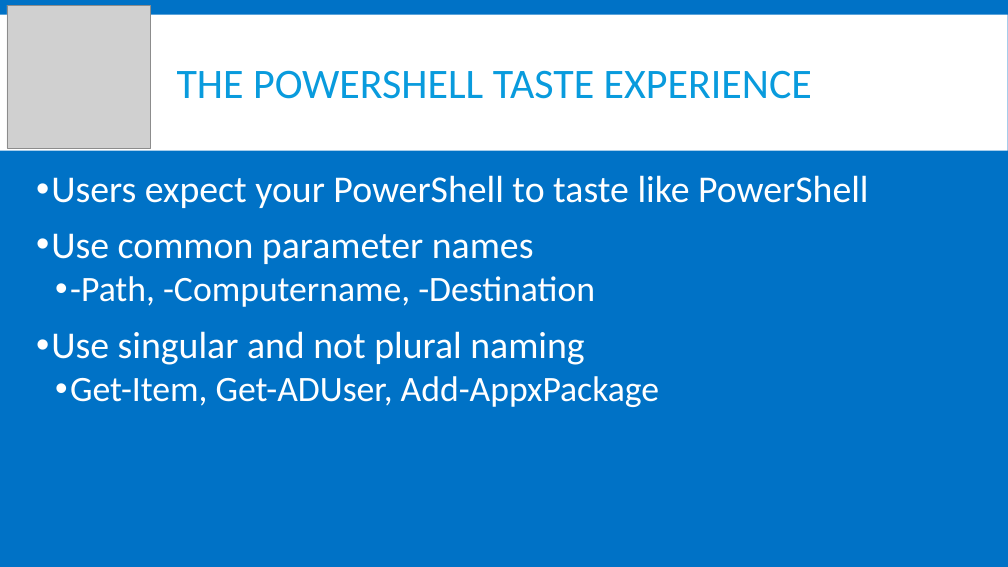
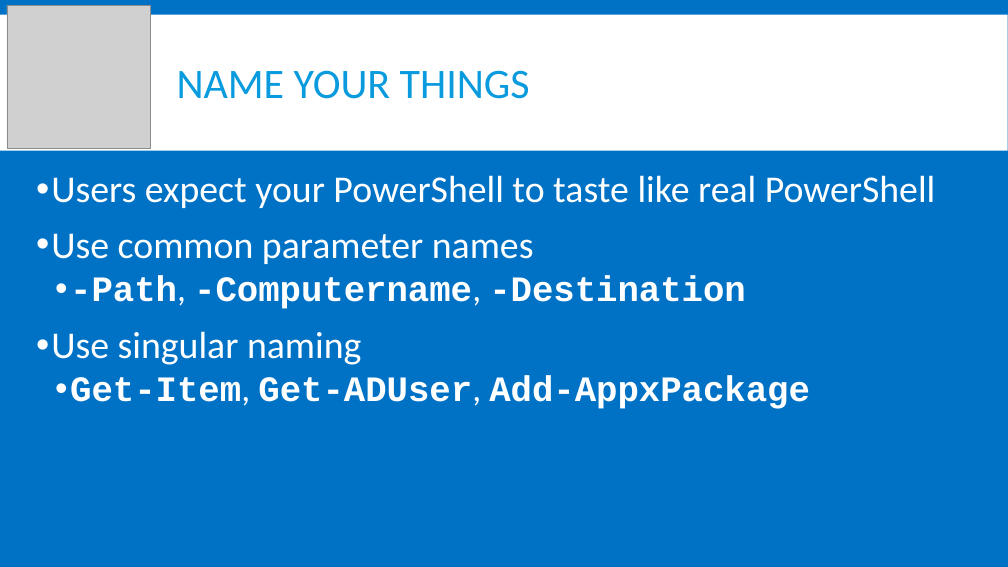
Before and after one commit to powershellorguk/Scotland, a slide deck: slide 15 of 2017/June/Coding For Strangers.pptx (slide 22 before the commit). Drawn at 1008x567 pixels with LibreOffice and Linux fonts; fonts in the diff are those of the drawing; grey boxes stand for pictures. Boxes give left, top, right and bottom in pixels: in the first picture for what was removed or moved away, otherwise in the second. Text is boxed around its words. In the diff, an @@ line names an element or a change of style, - is before the commit and + after.

```diff
--- a/2017/June/Coding For Strangers.pptx
+++ b/2017/June/Coding For Strangers.pptx
@@ title at (177, 70, 530, 99): text changed @@
-THE POWERSHELL TASTE EXPERIENCE
+NAME YOUR THINGS
@@ text at (51, 175, 935, 208): text changed @@
-• Users expect your PowerShell to taste like PowerShell
+• Users expect your PowerShell to taste like real PowerShell
@@ text at (70, 276, 810, 409): font Calibri to Courier New, bold on in "-Path, -Computername, -Destination", "Get-Item, Get-ADUser, Add-AppxPackage" @@
@@ text at (51, 331, 361, 365): text changed @@
-• Use singular and not plural naming
+• Use singular naming
```
Also in this commit, not shown: 6 other slides changed, 13 slides added, 4 slides removed, 1 other file.
